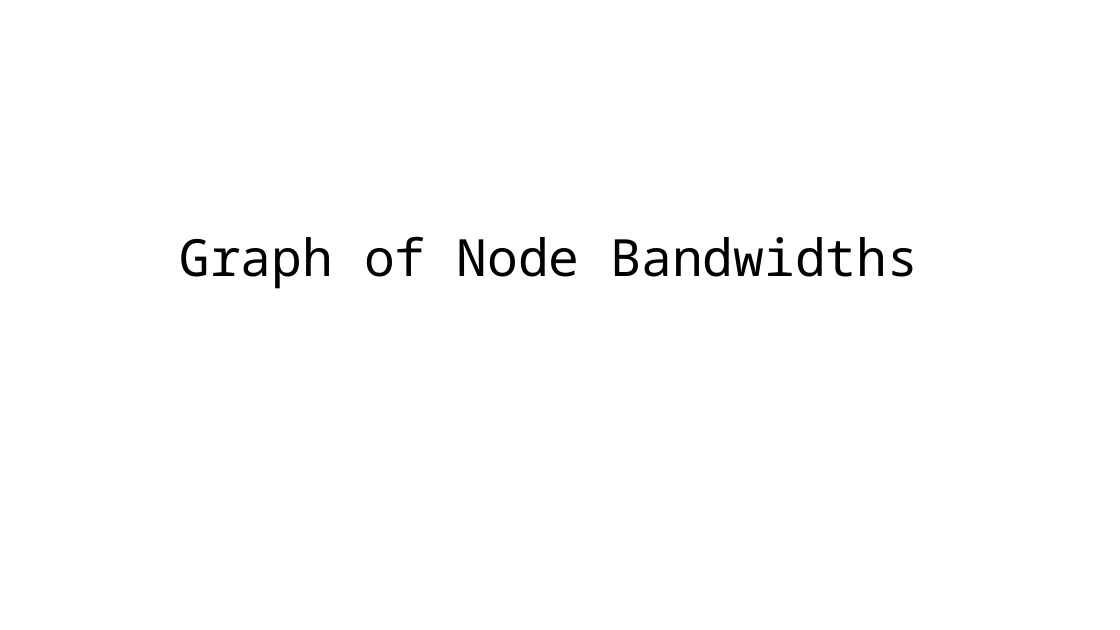
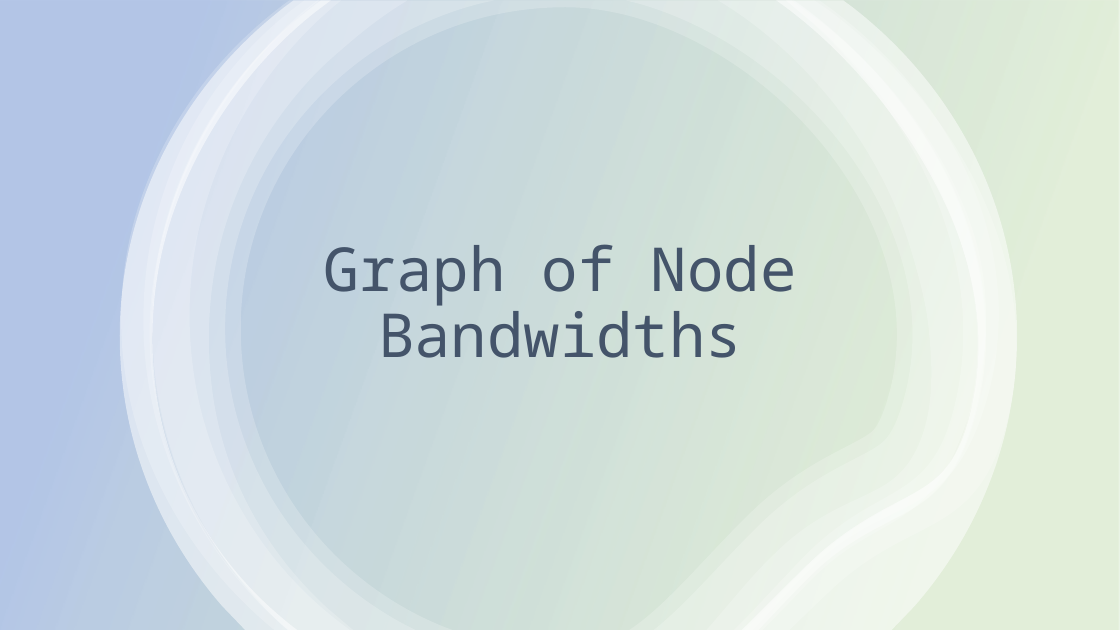
Before and after one commit to revhea2/priority-based-resource-allocation, a slide deck: slide 11 of final_presentation.pptx (slide 9 before the commit). Drawn at 1120x630 pixels with LibreOffice and Linux fonts; fonts in the diff are those of the drawing. Boxes give left, top, right and bottom in pixels: in the first picture for what was removed or moved away, otherwise in the second. Text is boxed around its words. In the diff, an @@ line names an element or a change of style, - is before the commit and + after.

```diff
--- a/final_presentation.pptx
+++ b/final_presentation.pptx
@@ rectangle added at [0, 0, 1120, 630], fill gradient #70AD47 to #4472C4 @@
@@ group added at [120, 0, 1017, 630]: 6 freeform shapes @@
@@ title "Graph of Node Bandwidths": place and size @@
-title "Graph of Node Bandwidths" at [179, 236, 918, 289]
+title "Graph of Node Bandwidths" at [324, 244, 797, 358]
@@ title "Graph of Node Bandwidths" at [324, 244, 797, 358]: size 44 to 52 pt, text colour #000000 to #44546A; vertical alignment middle to bottom @@
```
Also in this commit, not shown: 9 other slides changed, 2 slides added, 4 other files.
